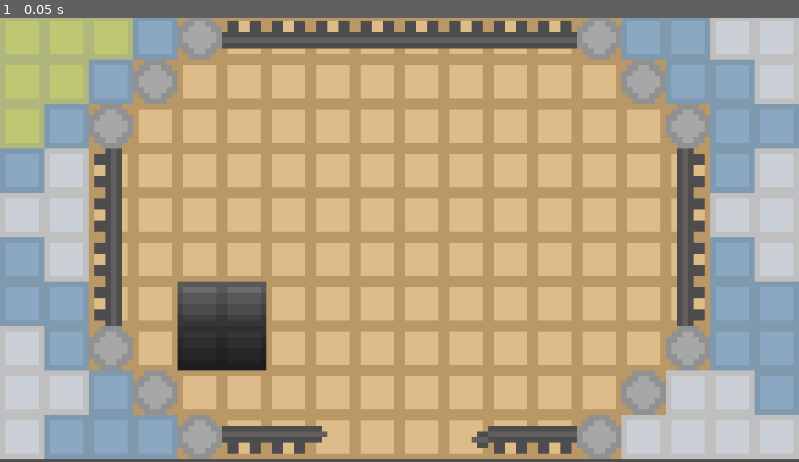
Above: before the commit, frame 1.
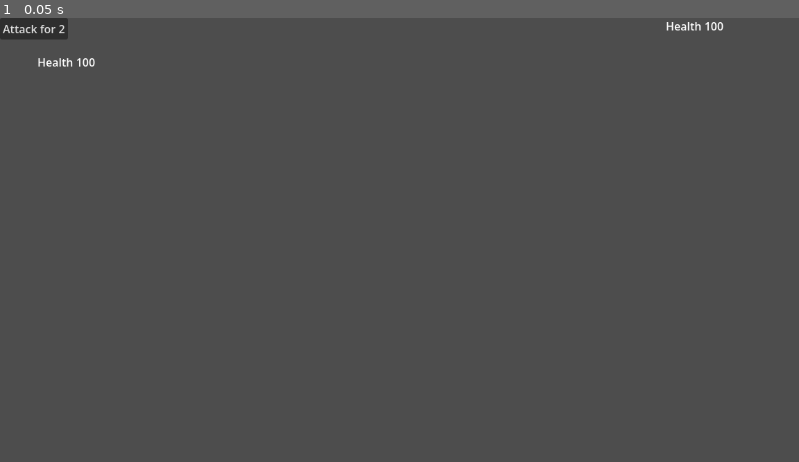
Above: after the commit, the same moment.

Repository: TalesOfXanthar/LighthouseKeeper
Game: Godot game, scene res://scenes/main.tscn
Same seed, same stepped clock (60 frames per second), same inputs: the game is played once before the commit and once after it.
Inputs:
- Up to frame 1 (0.05 s): no input

The runs differ from the first frame. In frame 1, 93% of the frame differs, in the area x 0-100%, y 0-100%.

Commit message:
Added Lower Floor Framework
Added basic components of the turn-based system that can be easily moved around and changed for futureproofing, including basic health, attack, button, and label components. A placeholder JSON was also added to store the structure of enemy stats and spawntables, and a rudimentary enemy respawn system was added to be improved upon later. To the main scene, a transition node was added for when moving between the title screen, top floor, and the lower floors. Will sort files later.

Diff:
--- /dev/null
+++ b/scenes/attack_button.gd
@@ -0,0 +1,10 @@
+extends Button
+class_name AttackButtonComponent
+
+@export var attack : AttackComponent
+
+func _ready() -> void:
+	text = "Attack for " + str(attack.attack_damage)
+
+func _pressed() -> void:
+	attack.deal_damage()
--- /dev/null
+++ b/scenes/attack_component.gd
@@ -0,0 +1,11 @@
+extends Node
+class_name AttackComponent
+
+@export var defendant_health : HealthComponent
+
+@export var attack_damage = 2
+
+
+# Below are all the different kinds of basic attack functions
+func deal_damage():
+	defendant_health.lose_health(attack_damage)
--- /dev/null
+++ b/scenes/enemy.gd
@@ -0,0 +1,25 @@
+extends Node
+
+@export var health : HealthComponent
+
+@export var floor_number := 1
+
+func _ready() -> void:
+	health.connect("died", enemy_died)
+
+func enemy_died():
+	new_enemy()
+
+func new_enemy():
+	$HealthComponent.max_hit_points = 10
+	$HealthComponent._ready()
+	$AttackComponent.attack_damage = 5
+
+# Here is the function for determining the spawntable set for
+# each floor. It uses integers conversion property of only
+# taking the first digit when converting from a float, which
+# this creates momentarily.
+
+func determine_spawntable(floor_number):
+	var spawntable_number = int((floor_number - 1) / 5)
+	return spawntable_number
--- /dev/null
+++ b/scenes/health_component.gd
@@ -0,0 +1,19 @@
+extends Node
+class_name HealthComponent
+
+@export var health_label : Label
+
+signal died()
+
+@export var max_hit_points := 100
+var current_hit_points := 100
+
+func _ready() -> void:
+	current_hit_points = max_hit_points
+	health_label.text = "Health " + str(current_hit_points)
+
+func lose_health(amount):
+	current_hit_points -= amount
+	health_label.text = "Health " + str(current_hit_points)
+	if current_hit_points == 0:
+		died.emit()
--- a/scenes/lower_floors.tscn
+++ b/scenes/lower_floors.tscn
@@ -1,3 +1,51 @@
 [gd_scene format=3 uid="uid://bxkf3fx76lfpu"]
 
+[ext_resource type="Script" uid="uid://b6mh8ruip2tuf" path="res://scenes/health_component.gd" id="1_p1fvc"]
+[ext_resource type="Script" uid="uid://dqhu3a4icbu7w" path="res://scenes/attack_component.gd" id="2_tlmp2"]
+[ext_resource type="Script" uid="uid://gu2w65mspdtg" path="res://scenes/attack_button.gd" id="3_nl3y5"]
+[ext_resource type="Script" uid="uid://cqu4hxfkt0srn" path="res://scenes/enemy.gd" id="4_6u82i"]
+
 [node name="LowerFloors" type="Node" unique_id=980170450]
+
+[node name="Player" type="Node" parent="." unique_id=892246531]
+
+[node name="HealthComponent" type="Node" parent="Player" unique_id=1605038635 node_paths=PackedStringArray("health_label")]
+script = ExtResource("1_p1fvc")
+health_label = NodePath("../HealthLabel")
+metadata/_custom_type_script = "uid://b6mh8ruip2tuf"
+
+[node name="HealthLabel" type="Label" parent="Player" unique_id=763407472]
+offset_right = 192.0
+offset_bottom = 128.0
+horizontal_alignment = 1
+vertical_alignment = 1
+
+[node name="AttackComponent" type="Node" parent="Player" unique_id=99837295 node_paths=PackedStringArray("defendant_health")]
+script = ExtResource("2_tlmp2")
+defendant_health = NodePath("../../Enemy/HealthComponent")
+
+[node name="AttackButton" type="Button" parent="Player" unique_id=631035094 node_paths=PackedStringArray("attack")]
+offset_right = 8.0
+offset_bottom = 8.0
+script = ExtResource("3_nl3y5")
+attack = NodePath("../AttackComponent")
+
+[node name="Enemy" type="Node" parent="." unique_id=1309397528 node_paths=PackedStringArray("health")]
+script = ExtResource("4_6u82i")
+health = NodePath("HealthComponent")
+
+[node name="HealthComponent" type="Node" parent="Enemy" unique_id=2052786982 node_paths=PackedStringArray("health_label")]
+script = ExtResource("1_p1fvc")
+health_label = NodePath("../HealthLabel")
+metadata/_custom_type_script = "uid://b6mh8ruip2tuf"
+
+[node name="HealthLabel" type="Label" parent="Enemy" unique_id=791564894]
+offset_left = 960.0
+offset_right = 1152.0
+offset_bottom = 128.0
+
+[node name="AttackComponent" type="Node" parent="Enemy" unique_id=1504736633 node_paths=PackedStringArray("defendant_health")]
+script = ExtResource("2_tlmp2")
+defendant_health = NodePath("../../Player/HealthComponent")
+
+[node name="Transition" type="Node" parent="." unique_id=385605274]
--- /dev/null
+++ b/scenes/main.gd
@@ -0,0 +1 @@
+extends Node
--- a/scenes/main.tscn
+++ b/scenes/main.tscn
@@ -1,13 +1,11 @@
 [gd_scene format=3 uid="uid://biyaku18sftcn"]
 
-[ext_resource type="PackedScene" uid="uid://gvbuo7q7w4iq" path="res://scenes/main_menu.tscn" id="1_sugp2"]
-[ext_resource type="PackedScene" uid="uid://bpetdg2tsoe18" path="res://scenes/top_floor.tscn" id="2_jyhfs"]
+[ext_resource type="Script" uid="uid://mr6yy4eanp0f" path="res://scenes/main.gd" id="1_jyhfs"]
 [ext_resource type="PackedScene" uid="uid://bxkf3fx76lfpu" path="res://scenes/lower_floors.tscn" id="3_tbgi4"]
 
 [node name="Main" type="Node" unique_id=357506766]
-
-[node name="MainMenu" parent="." unique_id=1027348327 instance=ExtResource("1_sugp2")]
-
-[node name="TopFloor" parent="." unique_id=202554889 instance=ExtResource("2_jyhfs")]
+script = ExtResource("1_jyhfs")
 
 [node name="LowerFloors" parent="." unique_id=980170450 instance=ExtResource("3_tbgi4")]
+
+[node name="TransitionScreen" type="Node" parent="." unique_id=2117410274]
--- /dev/null
+++ b/scenes/player_character.tscn
@@ -0,0 +1,5 @@
+[gd_scene format=3 uid="uid://cbo7pdjxrr5jo"]
+
+[node name="PlayerCharacter" type="Node" unique_id=151815489]
+
+[node name="HealthComponent" type="Node" parent="." unique_id=416085760]
--- /dev/null
+++ b/traits.json
@@ -0,0 +1,16 @@
+{
+	"player":3,
+	"spawntables":{
+		"floor 1-5": null,
+		"floor 5-10": null,
+		"floor 11-15": null,
+	},
+	"enemies":[
+		{
+			"Name": "Placeholder"
+		},
+		{
+			"Name": "Placeholder"
+		},
+	]
+}
Not shown, added: scenes/attack_button.gd.uid
Not shown, added: scenes/attack_component.gd.uid
Not shown, added: scenes/enemy.gd.uid
Not shown, added: scenes/health_component.gd.uid
Not shown, added: scenes/main.gd.uid
